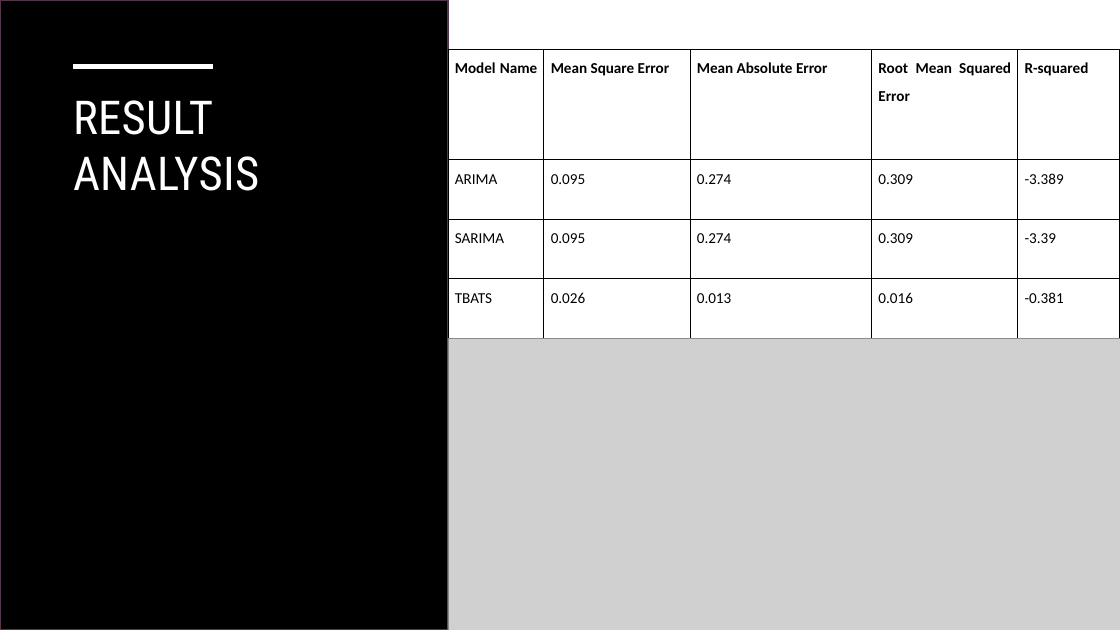
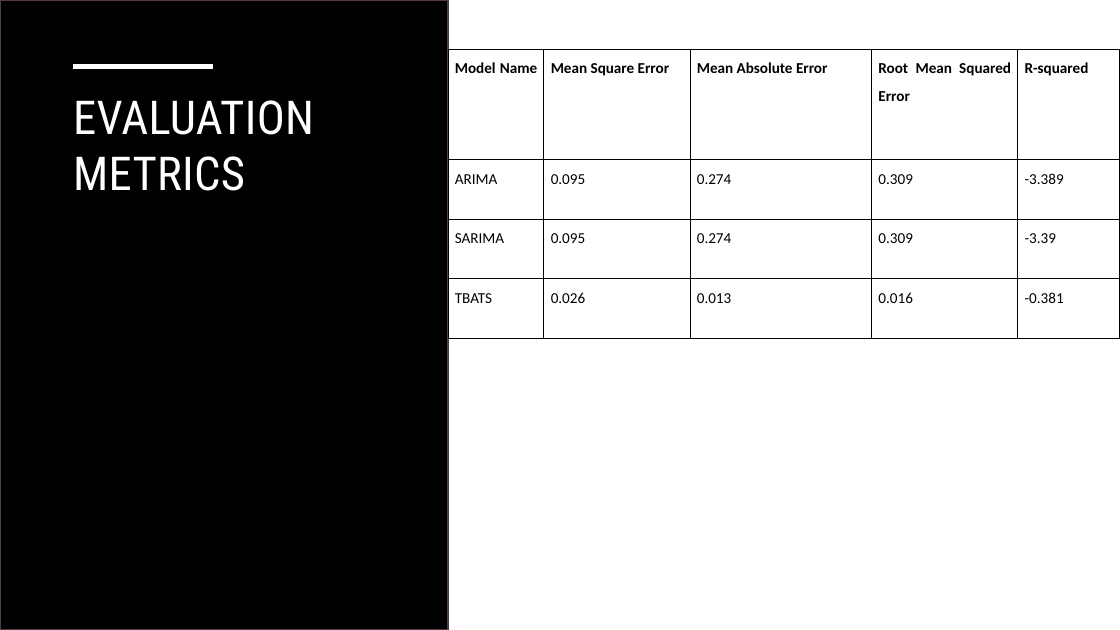
Before and after one commit to MrArthor/Forecasting-Electrical-Energy-Consumption, a slide deck: slide 7 of Report/Forecasting Electrical Energy Consumption- End Presentation.pptx. Drawn at 1120x630 pixels with LibreOffice and Linux fonts; fonts in the diff are those of the drawing; grey boxes stand for pictures. Boxes give left, top, right and bottom in pixels: in the first picture for what was removed or moved away, otherwise in the second. Text is boxed around its words. In the diff, an @@ line names an element or a change of style, - is before the commit and + after.

```diff
--- a/Report/Forecasting Electrical Energy Consumption- End Presentation.pptx
+++ b/Report/Forecasting Electrical Energy Consumption- End Presentation.pptx
@@ title at bbox=[73, 100, 314, 191]: text changed @@
-RESULT ANALYSIS
+EVALUATION METRICS
@@ picture removed at bbox=[448, 339, 1120, 630] @@
```
Also in this commit, not shown: 7 other slides changed, 3 slides added, 3 slides removed, 1 other file.
